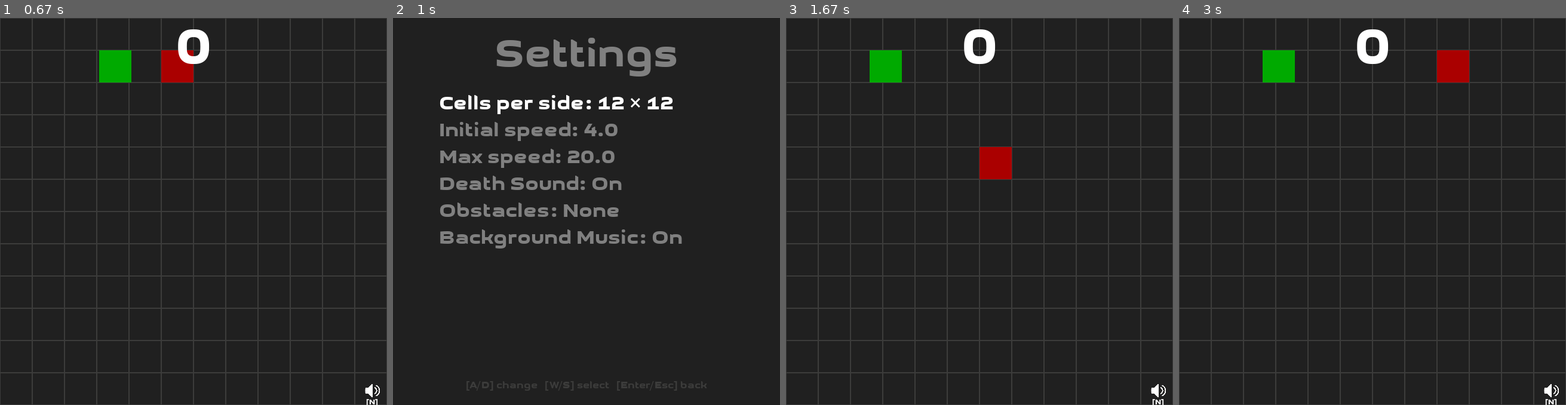
Above: before the commit, frames 1-4 (left to right).
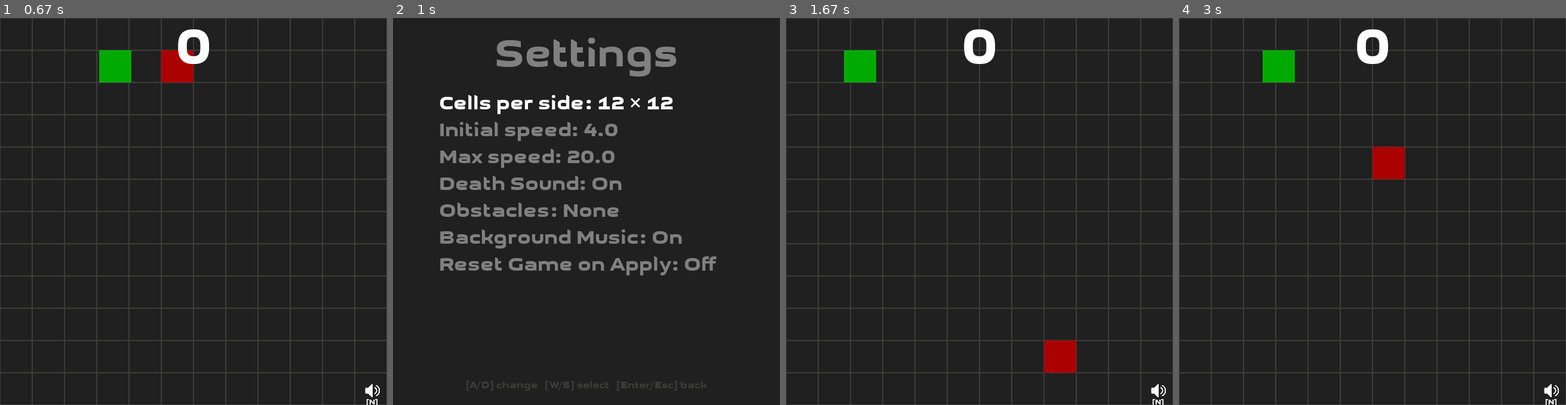
Above: after the commit, the same moments.

Repository: fossguild/naja
Game: pygame game, started from kobra.py
Two runs of this game, one before a commit and one after it. Both use one fixed random seed, a clock stepped at 60 frames per second and the inputs below.
Inputs:
- Up to frame 1 (0.67 s): click "Start Game" at 0.38 s
- Up to frame 2 (1 s): hold M from 0.67 s (still down); hold Up from 0.67 s (still down)
- Up to frame 3 (1.67 s): release M at 1.13 s; release Up at 1.13 s; tap Enter at 1.17, 1.5 s
- Up to frame 4 (3 s): hold Up 1.83-2.3 s; tap Space at 2.83 s

Frame 1 is identical in both runs. In frame 2, 1.1% of the frame differs, in the area x 12-84%, y 61-67%; in frame 3, 2.5%, in the area x 14-75%, y 8-92%; in frame 4, 1.4%.

Commit message:
fix: add 'Reset Game on Apply' toggle to preserve progress (closes #106)
Added a new setting 'Reset Game on Apply' that allows players to choose
whether to reset the game when applying settings changes during gameplay.

- Default is Off: preserves snake position, progress, and score
- Can be toggled On: resets game when needed (e.g., after grid size changes)
- Players now have control over their gameplay experience
- Fixes issue where all progress was lost when changing settings mid-game

Diff:
--- a/kobra.py
+++ b/kobra.py
@@ -76,6 +76,7 @@
     "death_sound": True,  # toggle death sound playback
     "obstacle_difficulty": "None",  # obstacle difficulty level
     "background_music": True,  # toggle background music playback
+    "reset_game_on_apply": False,  # reset game when applying settings
 }
 
 # Declarative menu fields.
@@ -112,6 +113,7 @@
         "options": ["None", "Easy", "Medium", "Hard", "Impossible"],
     },
     {"key": "background_music", "label": "Background Music", "type": "bool"},
+    {"key": "reset_game_on_apply", "label": "Reset Game on Apply", "type": "bool"},
 ]
 
 # Effective runtime values (hydrated by apply_settings).
@@ -695,7 +697,7 @@
                 was_running = game_on
                 game_on = 0
                 run_settings_menu()
-                apply_settings(reset_objects=True)
+                apply_settings(reset_objects=SETTINGS["reset_game_on_apply"])
                 game_on = was_running
             elif event.key == pygame.K_n:  # N : toggle music mute
                 SETTINGS["background_music"] = not SETTINGS["background_music"]
